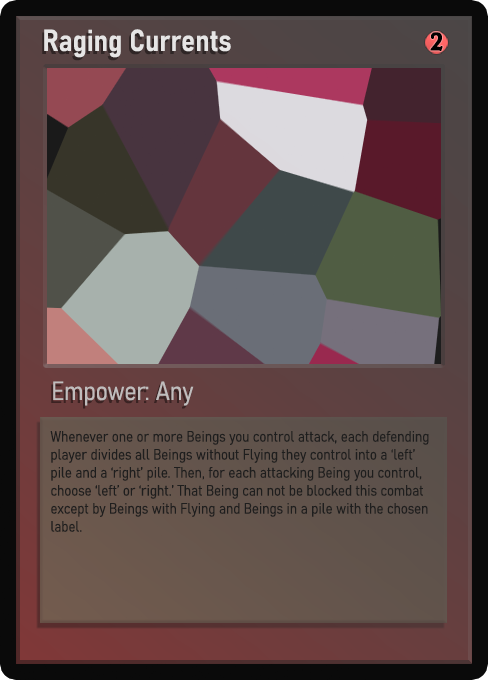
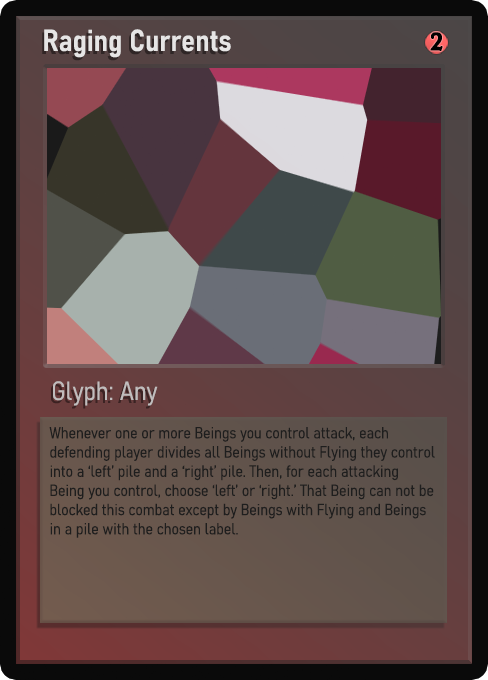
Comparing the layer stacks of the two 488 x 680 images. Changes:
painted on "Class" over 53, 381, 194, 406
renamed "Desc_smaller" to "Desc_small", hid it, moved it above "Desc_smaller", painted on it over 49, 427, 431, 538
renamed "Desc_small" to "Desc_smaller", showed it, painted on it over 49, 427, 435, 538
